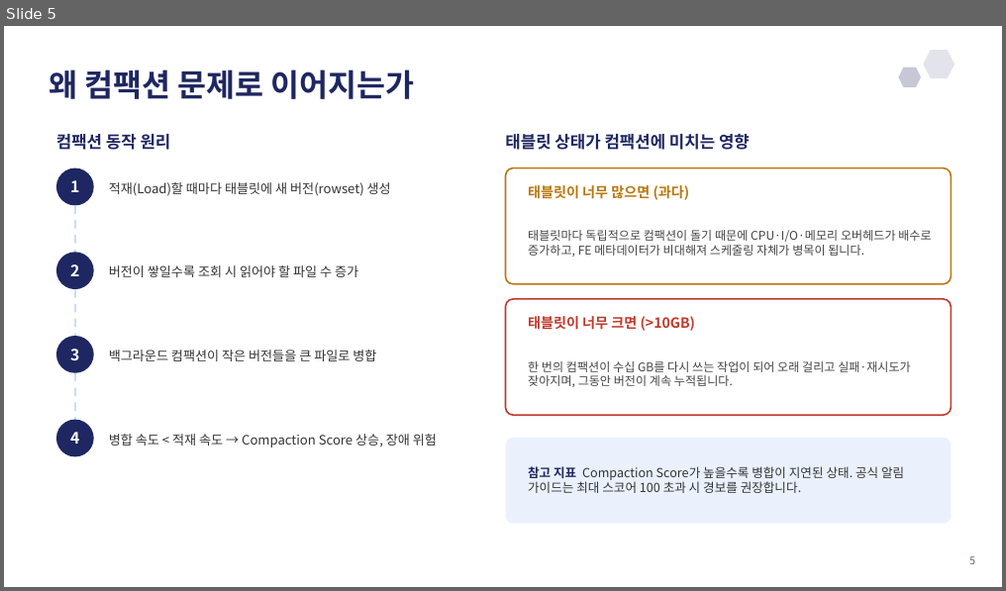
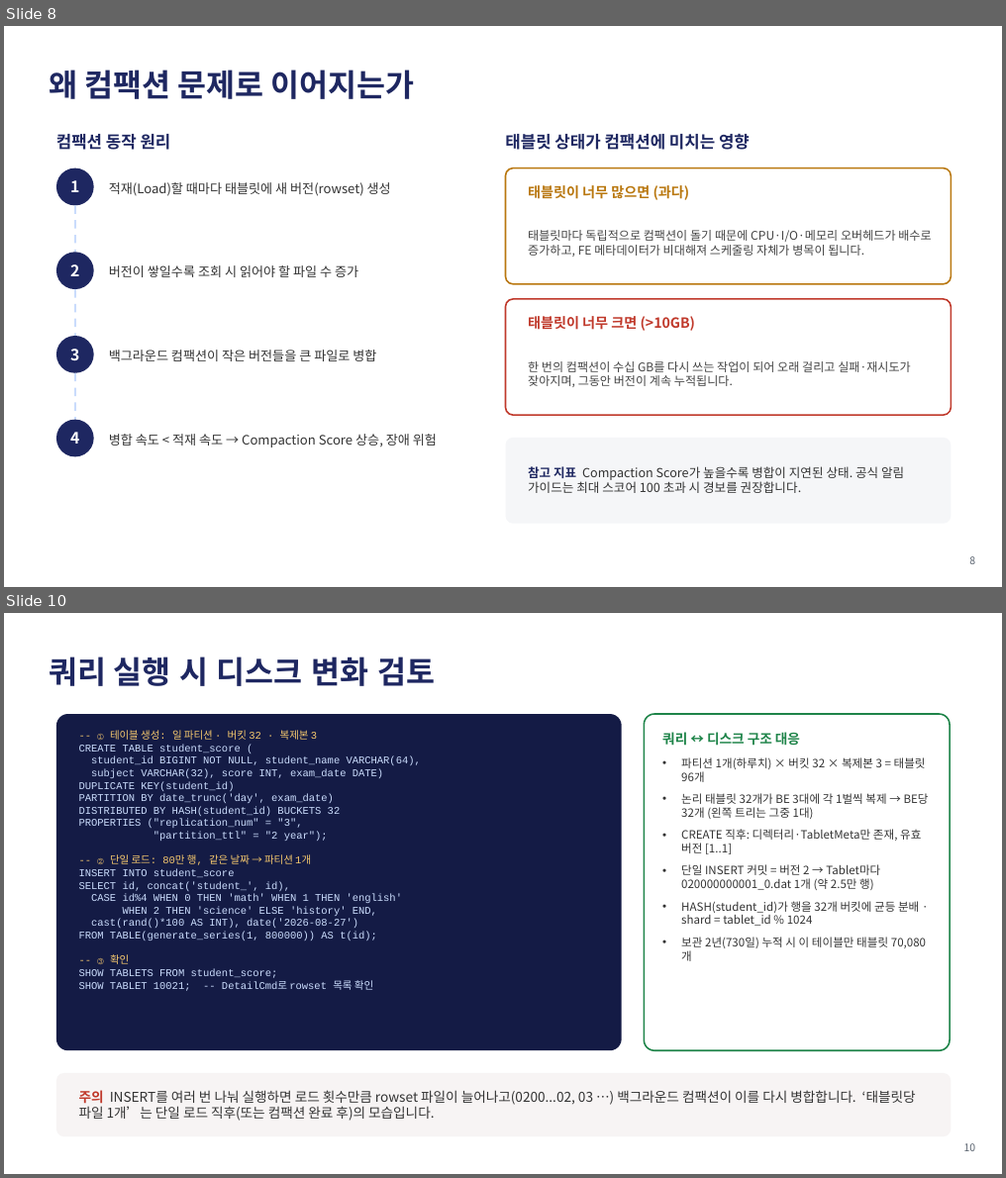
Before and after one commit to jungho-shin/my-react-app, a slide deck: etc/StarRocks/StarRocks_파티션_버킷_관리_발표자료.pptx. Shown one above the other, each under a label of ours: slide 5 before the commit, slides 8 and 10 after it; the slides between them are not shown. The pictures are 1006x591 and 1006x1178 pixels, drawn with LibreOffice and Linux fonts; fonts in the diff are those of the drawing. Boxes give left, top, right and bottom in pixels: in the first picture for what was removed or moved away, otherwise in the second. Text is boxed around its words. In the diff, an @@ line names an element or a change of style, - is before the commit and + after.

```diff
--- a/etc/StarRocks/StarRocks_파티션_버킷_관리_발표자료.pptx
+++ b/etc/StarRocks/StarRocks_파티션_버킷_관리_발표자료.pptx
@@ slide 10 added at (4, 613, 1002, 1174), background #FFFFFF @@
@@ text added at (49, 657, 435, 686), 30 pt, text #1E2761, bold @@
+쿼리 실행 시 디스크 변화 검토
@@ rounded rectangle added at (56, 714, 622, 1051), fill #141B45 @@
@@ text added at (79, 730, 421, 991), 10 pt, text #CADCFC @@
+-- ① 테이블 생성: 일 파티션 · 버킷 32 · 복제본 3
+CREATE TABLE student_score (
+student_id BIGINT NOT NULL, student_name VARCHAR(64),
+subject VARCHAR(32), score INT, exam_date DATE)
+DUPLICATE KEY(student_id)
+PARTITION BY date_trunc('day', exam_date)
+DISTRIBUTED BY HASH(student_id) BUCKETS 32
+PROPERTIES ("replication_num" = "3",
+"partition_ttl" = "2 year");
+-- ② 단일 로드: 80만 행, 같은 날짜 → 파티션 1개
+INSERT INTO student_score
+SELECT id, concat('student_', id),
+CASE id%4 WHEN 0 THEN 'math' WHEN 1 THEN 'english'
+WHEN 2 THEN 'science' ELSE 'history' END,
+cast(rand()*100 AS INT), date('2026-08-27')
+FROM TABLE(generate_series(1, 800000)) AS t(id);
+-- ③ 확인
+SHOW TABLETS FROM student_score;
+SHOW TABLET 10021; -- DetailCmd로 rowset 목록 확인
@@ rounded rectangle added at (645, 714, 949, 1051), fill #FFFFFF, outline #1E8449 1.5 pt @@
@@ text added at (662, 732, 929, 949), 11 pt, text #333333 @@
+쿼리 ↔ 디스크 구조 대응
+• 파티션 1개(하루치) × 버킷 32 × 복제본 3 = 태블릿 96개
+• 논리 태블릿 32개가 BE 3대에 각 1벌씩 복제 → BE당 32개 (왼쪽 트리는 그중 1대)
+• CREATE 직후: 디렉터리·TabletMeta만 존재, 유효 버전 [1..1]
+• 단일 INSERT 커밋 = 버전 2 → Tablet마다 020000000001_0.dat 1개 (약 2.5만 행)
+• HASH(student_id)가 행을 32개 버킷에 균등 분배 · shard = tablet_id % 1024
+• 보관 2년(730일) 누적 시 이 테이블만 태블릿 70,080개
@@ rounded rectangle added at (56, 1073, 951, 1137), fill #F7F4F4 @@
@@ text added at (79, 1090, 916, 1121), 13 pt, text #333333 @@
+주의 INSERT를 여러 번 나눠 실행하면 로드 횟수만큼 rowset 파일이 늘어나고(0200...02, 03 …) 백그라운드 컴팩션이 이를 다시 병합합니다. ‘태블릿당 파일 1개’는 단일 로드 직후(또는 컴팩션 완료 후)의 모습입니다.
@@ text added at (964, 1144, 976, 1152), 10 pt, text #5B6470 @@
+10
@@ what was slide 5 is now slide 8 @@
@@ slide 8 changed as well @@
@@ hexagon removed at (924, 50, 954, 78) @@
@@ hexagon removed at (899, 68, 921, 87) @@
@@ rounded rectangle at (506, 438, 951, 524): fill #EAF1FD to #F5F6F8 @@
```
Also in this commit, not shown: 8 other slides changed, 4 other slides added.
